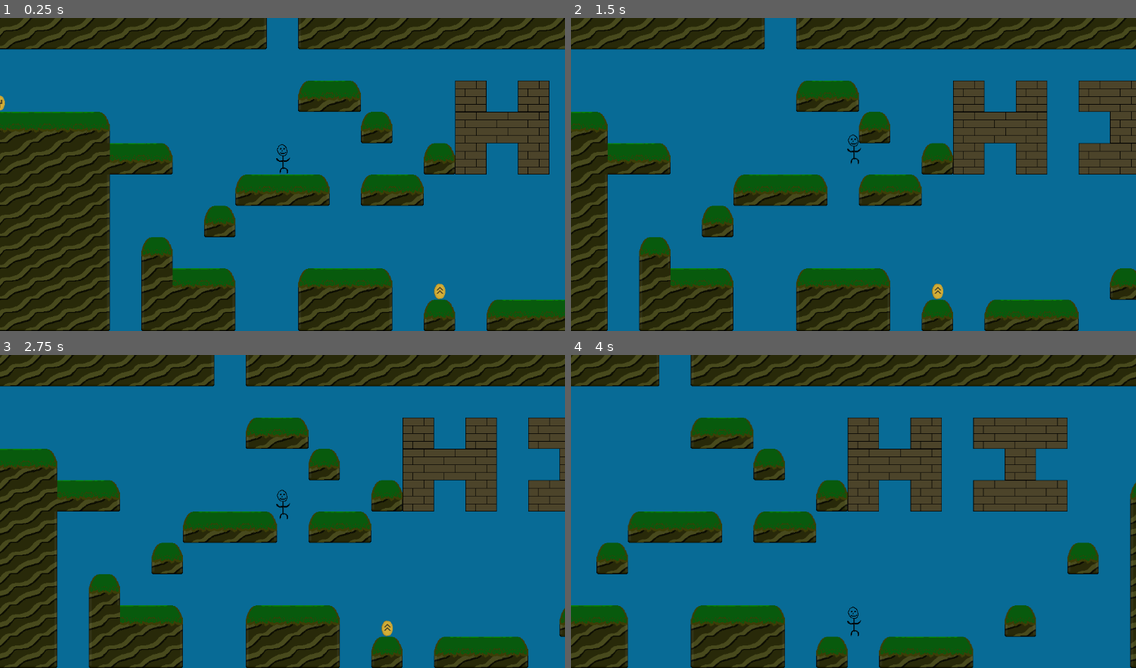
Above: before the commit, frames 1-4 (two rows, left to right).
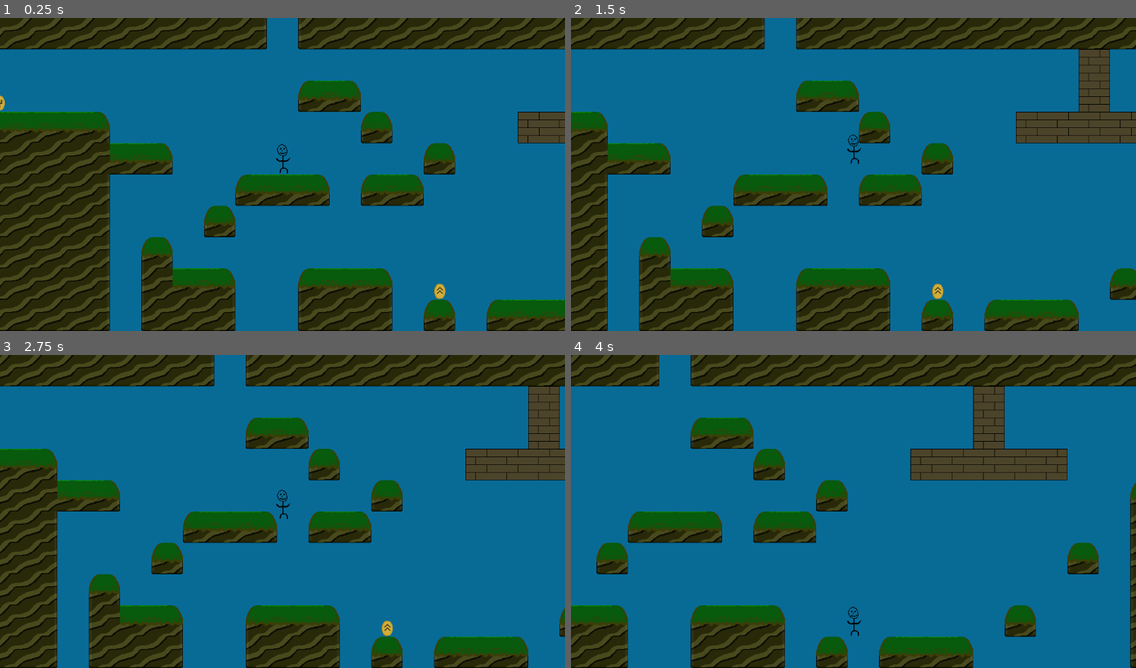
Above: after the commit, the same moments.

Repository: ephreal/RetroactiveRadiocarbons
Game: Godot game, scene res://Assets/demos/demo1/Demo1.tscn
The game is run twice, just before and just after one commit, with the same random seed, the same clock (stepped at 60 frames per second) and the same inputs.
Inputs:
- Up to frame 1 (0.25 s): no input
- Up to frame 2 (1.5 s): tap Enter at 0.5 s; hold Right (ui_right) from 0.53 s (still down); tap Space (jump) at 0.77 s
- Up to frame 3 (2.75 s): tap Space (jump) at 1.52 s; release Right (ui_right) at 2.03 s; hold Left (ui_left) from 2.03 s (still down)
- Up to frame 4 (4 s): release Left (ui_left) at 2.78 s; hold Right (ui_right) from 2.78 s (still down); tap Space (jump) at 3.02, 3.77 s

The runs differ from the first frame. In frame 1, 3.7% of the frame differs, in the area x 80-100%, y 20-50%; in frame 2, 6.6%; in frame 3, 5.9%; in frame 4, 8.5%, in the area x 48-88%, y 9-50%.

Commit message:
Fixes brick tilemap

Diff:
--- a/Assets/demos/demo1/Demo1.tscn
+++ b/Assets/demos/demo1/Demo1.tscn
@@ -6,6 +6,7 @@
 [ext_resource type="Texture2D" uid="uid://dce5ssgw3x6mf" path="res://Assets/tilesets/Grassy Hills.png" id="4_7c454"]
 [ext_resource type="PackedScene" uid="uid://ccob3moyyatgu" path="res://Assets/sprites/powerups/grip powerup/Grip Powerup.tscn" id="5_q80iy"]
 [ext_resource type="PackedScene" uid="uid://dmsig8iiuvy6g" path="res://Assets/sprites/powerups/jump powerup/Jump Powerup.tscn" id="6_broxu"]
+[ext_resource type="PackedScene" uid="uid://3xnbr71qau06" path="res://Assets/tilesets/bricks.tscn" id="7_8lr4e"]
 
 [sub_resource type="PhysicsMaterial" id="PhysicsMaterial_d47sg"]
 
@@ -209,112 +210,6 @@
 tile_size = Vector2i(64, 64)
 sources/0 = SubResource("TileSetAtlasSource_ud3le")
 
-[sub_resource type="PhysicsMaterial" id="PhysicsMaterial_85fti"]
-
-[sub_resource type="TileSetAtlasSource" id="TileSetAtlasSource_83ef2"]
-texture = ExtResource("4_7c454")
-texture_region_size = Vector2i(64, 64)
-6:1/0 = 0
-6:1/0/terrain_set = 0
-6:1/0/terrain = 0
-6:1/0/physics_layer_0/linear_velocity = Vector2(0, 0)
-6:1/0/physics_layer_0/angular_velocity = 0.0
-6:1/0/physics_layer_0/polygon_0/points = PackedVector2Array(-32, -32, 32, -32, 32, 32, -32, 32)
-7:1/0 = 0
-7:1/0/terrain_set = 0
-7:1/0/terrain = 0
-7:1/0/physics_layer_0/linear_velocity = Vector2(0, 0)
-7:1/0/physics_layer_0/angular_velocity = 0.0
-7:1/0/physics_layer_0/polygon_0/points = PackedVector2Array(-32, -32, 32, -32, 32, 32, -32, 32)
-7:1/0/terrains_peering_bit/bottom_side = 0
-6:2/0 = 0
-6:2/0/terrain_set = 0
-6:2/0/terrain = 0
-6:2/0/physics_layer_0/linear_velocity = Vector2(0, 0)
-6:2/0/physics_layer_0/angular_velocity = 0.0
-6:2/0/physics_layer_0/polygon_0/points = PackedVector2Array(-32, -32, 32, -32, 32, 32, -32, 32)
-6:2/0/terrains_peering_bit/top_side = 0
-7:2/0 = 0
-7:2/0/terrain_set = 0
-7:2/0/terrain = 0
-7:2/0/physics_layer_0/linear_velocity = Vector2(0, 0)
-7:2/0/physics_layer_0/angular_velocity = 0.0
-7:2/0/physics_layer_0/polygon_0/points = PackedVector2Array(-32, -32, 32, -32, 32, 32, -32, 32)
-7:2/0/terrains_peering_bit/bottom_side = 0
-7:2/0/terrains_peering_bit/top_side = 0
-5:3/next_alternative_id = 3
-5:3/0 = 0
-5:3/0/terrain_set = 0
-5:3/0/terrain = 0
-5:3/0/physics_layer_0/linear_velocity = Vector2(0, 0)
-5:3/0/physics_layer_0/angular_velocity = 0.0
-5:3/0/physics_layer_0/polygon_0/points = PackedVector2Array(-32, -32, 32, -32, 32, 32, -32, 32)
-5:3/0/terrains_peering_bit/right_side = 0
-5:3/1 = 1
-5:3/1/terrain_set = 0
-5:3/1/terrain = 0
-5:3/1/physics_layer_0/linear_velocity = Vector2(0, 0)
-5:3/1/physics_layer_0/angular_velocity = 0.0
-5:3/1/terrains_peering_bit/right_side = 0
-5:3/1/terrains_peering_bit/bottom_side = 0
-5:3/1/terrains_peering_bit/top_side = 0
-5:3/2 = 2
-5:3/2/terrain_set = 0
-5:3/2/terrain = 0
-5:3/2/physics_layer_0/linear_velocity = Vector2(0, 0)
-5:3/2/physics_layer_0/angular_velocity = 0.0
-5:3/2/terrains_peering_bit/right_side = 0
-5:3/2/terrains_peering_bit/top_side = 0
-6:3/0 = 0
-6:3/0/terrain_set = 0
-6:3/0/terrain = 0
-6:3/0/physics_layer_0/linear_velocity = Vector2(0, 0)
-6:3/0/physics_layer_0/angular_velocity = 0.0
-6:3/0/physics_layer_0/polygon_0/points = PackedVector2Array(-32, -32, 32, -32, 32, 32, -32, 32)
-6:3/0/terrains_peering_bit/right_side = 0
-6:3/0/terrains_peering_bit/left_side = 0
-7:3/next_alternative_id = 3
-7:3/0 = 0
-7:3/0/terrain_set = 0
-7:3/0/terrain = 0
-7:3/0/physics_layer_0/linear_velocity = Vector2(0, 0)
-7:3/0/physics_layer_0/angular_velocity = 0.0
-7:3/0/physics_layer_0/polygon_0/points = PackedVector2Array(-32, -32, 32, -32, 32, 32, -32, 32)
-7:3/0/terrains_peering_bit/left_side = 0
-7:3/1 = 1
-7:3/1/terrain_set = 0
-7:3/1/terrain = 0
-7:3/1/physics_layer_0/linear_velocity = Vector2(0, 0)
-7:3/1/physics_layer_0/angular_velocity = 0.0
-7:3/1/terrains_peering_bit/bottom_side = 0
-7:3/1/terrains_peering_bit/left_side = 0
-7:3/1/terrains_peering_bit/top_side = 0
-7:3/2 = 2
-7:3/2/terrain_set = 0
-7:3/2/terrain = 0
-7:3/2/physics_layer_0/linear_velocity = Vector2(0, 0)
-7:3/2/physics_layer_0/angular_velocity = 0.0
-7:3/2/terrains_peering_bit/left_side = 0
-7:3/2/terrains_peering_bit/top_side = 0
-7:4/0 = 0
-7:4/0/terrain_set = 0
-7:4/0/terrain = 0
-7:4/0/physics_layer_0/linear_velocity = Vector2(0, 0)
-7:4/0/physics_layer_0/angular_velocity = 0.0
-7:4/0/terrains_peering_bit/right_side = 0
-7:4/0/terrains_peering_bit/bottom_side = 0
-7:4/0/terrains_peering_bit/left_side = 0
-7:4/0/terrains_peering_bit/top_side = 0
-
-[sub_resource type="TileSet" id="TileSet_v7lfj"]
-tile_size = Vector2i(64, 64)
-physics_layer_0/collision_layer = 1
-physics_layer_0/physics_material = SubResource("PhysicsMaterial_85fti")
-terrain_set_0/mode = 0
-terrain_set_0/terrain_0/name = "Solid Walls"
-terrain_set_0/terrain_0/color = Color(0, 0, 0, 1)
-sources/0 = SubResource("TileSetAtlasSource_83ef2")
-
 [node name="Node2D" type="Node2D"]
 script = ExtResource("1_jgopy")
 
@@ -353,10 +248,8 @@
 format = 2
 layer_0/tile_data = PackedInt32Array(393246, 0, 0, 393247, 65536, 0, 393248, 131072, 0, 458784, 131072, 1, 524320, 131072, 1, 589856, 131072, 1, 589855, 65536, 2, 589854, 65536, 2, 458782, 0, 1, 524318, 65536, 1, 524319, 65536, 1, 458783, 65536, 1)
 
-[node name="Bricks" type="TileMap" parent="."]
-tile_set = SubResource("TileSet_v7lfj")
-format = 2
-layer_0/tile_data = PackedInt32Array(131089, 458752, 1, 196625, 327680, 65539, 262161, 393216, 2, 196626, 393216, 3, 131091, 458752, 1, 196627, 458752, 65539, 262163, 393216, 2, 131093, 327680, 3, 131094, 458752, 4, 131095, 458752, 3, 196630, 458752, 2, 262165, 327680, 3, 262166, 458752, 4, 262167, 458752, 3)
+[node name="Bricks" parent="." instance=ExtResource("7_8lr4e")]
+layer_0/tile_data = PackedInt32Array(65557, 458752, 1, 131093, 458752, 2, 196629, 393216, 5, 196630, 393216, 6, 196631, 458752, 6, 196628, 393216, 6, 196627, 327680, 6)
 
 [connection signal="body_entered" from="HiddenArea" to="." method="_on_hidden_area_body_entered"]
 [connection signal="body_exited" from="HiddenArea" to="." method="_on_hidden_area_body_exited"]
--- a/Assets/tilesets/bricks.tscn
+++ b/Assets/tilesets/bricks.tscn
@@ -43,21 +43,7 @@
 5:3/0/physics_layer_0/angular_velocity = 0.0
 5:3/0/physics_layer_0/polygon_0/points = PackedVector2Array(-32, -32, 32, -32, 32, 32, -32, 32)
 5:3/0/terrains_peering_bit/right_side = 0
-5:3/1 = 1
-5:3/1/terrain_set = 0
-5:3/1/terrain = 0
-5:3/1/physics_layer_0/linear_velocity = Vector2(0, 0)
-5:3/1/physics_layer_0/angular_velocity = 0.0
-5:3/1/terrains_peering_bit/right_side = 0
-5:3/1/terrains_peering_bit/bottom_side = 0
-5:3/1/terrains_peering_bit/top_side = 0
-5:3/2 = 2
-5:3/2/terrain_set = 0
-5:3/2/terrain = 0
-5:3/2/physics_layer_0/linear_velocity = Vector2(0, 0)
-5:3/2/physics_layer_0/angular_velocity = 0.0
-5:3/2/terrains_peering_bit/right_side = 0
-5:3/2/terrains_peering_bit/top_side = 0
+5:3/0/terrains_peering_bit/bottom_side = 0
 6:3/0 = 0
 6:3/0/terrain_set = 0
 6:3/0/terrain = 0
@@ -65,39 +51,207 @@
 6:3/0/physics_layer_0/angular_velocity = 0.0
 6:3/0/physics_layer_0/polygon_0/points = PackedVector2Array(-32, -32, 32, -32, 32, 32, -32, 32)
 6:3/0/terrains_peering_bit/right_side = 0
+6:3/0/terrains_peering_bit/bottom_side = 0
 6:3/0/terrains_peering_bit/left_side = 0
-7:3/next_alternative_id = 3
+7:3/next_alternative_id = 4
 7:3/0 = 0
 7:3/0/terrain_set = 0
 7:3/0/terrain = 0
 7:3/0/physics_layer_0/linear_velocity = Vector2(0, 0)
 7:3/0/physics_layer_0/angular_velocity = 0.0
 7:3/0/physics_layer_0/polygon_0/points = PackedVector2Array(-32, -32, 32, -32, 32, 32, -32, 32)
+7:3/0/terrains_peering_bit/bottom_side = 0
 7:3/0/terrains_peering_bit/left_side = 0
-7:3/1 = 1
-7:3/1/terrain_set = 0
-7:3/1/terrain = 0
-7:3/1/physics_layer_0/linear_velocity = Vector2(0, 0)
-7:3/1/physics_layer_0/angular_velocity = 0.0
-7:3/1/terrains_peering_bit/bottom_side = 0
-7:3/1/terrains_peering_bit/left_side = 0
-7:3/1/terrains_peering_bit/top_side = 0
-7:3/2 = 2
-7:3/2/terrain_set = 0
-7:3/2/terrain = 0
-7:3/2/physics_layer_0/linear_velocity = Vector2(0, 0)
-7:3/2/physics_layer_0/angular_velocity = 0.0
-7:3/2/terrains_peering_bit/left_side = 0
-7:3/2/terrains_peering_bit/top_side = 0
 7:4/0 = 0
 7:4/0/terrain_set = 0
 7:4/0/terrain = 0
 7:4/0/physics_layer_0/linear_velocity = Vector2(0, 0)
 7:4/0/physics_layer_0/angular_velocity = 0.0
-7:4/0/terrains_peering_bit/right_side = 0
+7:4/0/physics_layer_0/polygon_0/points = PackedVector2Array(-32, -32, 32, -32, 32, 32, -32, 32)
 7:4/0/terrains_peering_bit/bottom_side = 0
 7:4/0/terrains_peering_bit/left_side = 0
 7:4/0/terrains_peering_bit/top_side = 0
+6:4/0 = 0
+6:4/0/terrain_set = 0
+6:4/0/terrain = 0
+6:4/0/physics_layer_0/linear_velocity = Vector2(0, 0)
+6:4/0/physics_layer_0/angular_velocity = 0.0
+6:4/0/physics_layer_0/polygon_0/points = PackedVector2Array(-32, -32, 32, -32, 32, 32, -32, 32)
+6:4/0/terrains_peering_bit/right_side = 0
+6:4/0/terrains_peering_bit/bottom_side = 0
+6:4/0/terrains_peering_bit/left_side = 0
+6:4/0/terrains_peering_bit/top_side = 0
+5:4/0 = 0
+5:4/0/terrain_set = 0
+5:4/0/terrain = 0
+5:4/0/physics_layer_0/linear_velocity = Vector2(0, 0)
+5:4/0/physics_layer_0/angular_velocity = 0.0
+5:4/0/physics_layer_0/polygon_0/points = PackedVector2Array(-32, -32, 32, -32, 32, 32, -32, 32)
+5:4/0/terrains_peering_bit/right_side = 0
+5:4/0/terrains_peering_bit/bottom_side = 0
+5:4/0/terrains_peering_bit/top_side = 0
+5:5/0 = 0
+5:5/0/terrain_set = 0
+5:5/0/terrain = 0
+5:5/0/physics_layer_0/linear_velocity = Vector2(0, 0)
+5:5/0/physics_layer_0/angular_velocity = 0.0
+5:5/0/physics_layer_0/polygon_0/points = PackedVector2Array(-32, -32, 32, -32, 32, 32, -32, 32)
+5:5/0/terrains_peering_bit/right_side = 0
+5:5/0/terrains_peering_bit/top_side = 0
+6:5/0 = 0
+6:5/0/terrain_set = 0
+6:5/0/terrain = 0
+6:5/0/physics_layer_0/linear_velocity = Vector2(0, 0)
+6:5/0/physics_layer_0/angular_velocity = 0.0
+6:5/0/physics_layer_0/polygon_0/points = PackedVector2Array(-32, -32, 32, -32, 32, 32, -32, 32)
+6:5/0/terrains_peering_bit/right_side = 0
+6:5/0/terrains_peering_bit/left_side = 0
+6:5/0/terrains_peering_bit/top_side = 0
+7:5/0 = 0
+7:5/0/terrain_set = 0
+7:5/0/terrain = 0
+7:5/0/physics_layer_0/linear_velocity = Vector2(0, 0)
+7:5/0/physics_layer_0/angular_velocity = 0.0
+7:5/0/physics_layer_0/polygon_0/points = PackedVector2Array(-32, -32, 32, -32, 32, 32, -32, 32)
+7:5/0/terrains_peering_bit/left_side = 0
+7:5/0/terrains_peering_bit/top_side = 0
+7:6/0 = 0
+7:6/0/terrain_set = 0
+7:6/0/terrain = 0
+7:6/0/physics_layer_0/linear_velocity = Vector2(0, 0)
+7:6/0/physics_layer_0/angular_velocity = 0.0
+7:6/0/physics_layer_0/polygon_0/points = PackedVector2Array(-32, -32, 32, -32, 32, 32, -32, 32)
+7:6/0/terrains_peering_bit/left_side = 0
+6:6/0 = 0
+6:6/0/terrain_set = 0
+6:6/0/terrain = 0
+6:6/0/physics_layer_0/linear_velocity = Vector2(0, 0)
+6:6/0/physics_layer_0/angular_velocity = 0.0
+6:6/0/physics_layer_0/polygon_0/points = PackedVector2Array(-32, -32, 32, -32, 32, 32, -32, 32)
+6:6/0/terrains_peering_bit/right_side = 0
+6:6/0/terrains_peering_bit/left_side = 0
+5:6/0 = 0
+5:6/0/terrain_set = 0
+5:6/0/terrain = 0
+5:6/0/physics_layer_0/linear_velocity = Vector2(0, 0)
+5:6/0/physics_layer_0/angular_velocity = 0.0
+5:6/0/physics_layer_0/polygon_0/points = PackedVector2Array(-32, -32, 32, -32, 32, 32, -32, 32)
+5:6/0/terrains_peering_bit/right_side = 0
+
+[sub_resource type="TileSetAtlasSource" id="TileSetAtlasSource_oba4p"]
+texture = ExtResource("1_6h846")
+texture_region_size = Vector2i(64, 64)
+6:1/0 = 0
+6:1/0/terrain_set = 0
+6:1/0/physics_layer_0/linear_velocity = Vector2(0, 0)
+6:1/0/physics_layer_0/angular_velocity = 0.0
+7:1/0 = 0
+7:1/0/terrain_set = 0
+7:1/0/terrain = 1
+7:1/0/physics_layer_0/linear_velocity = Vector2(0, 0)
+7:1/0/physics_layer_0/angular_velocity = 0.0
+7:1/0/terrains_peering_bit/bottom_side = 1
+7:2/0 = 0
+7:2/0/terrain_set = 0
+7:2/0/terrain = 1
+7:2/0/physics_layer_0/linear_velocity = Vector2(0, 0)
+7:2/0/physics_layer_0/angular_velocity = 0.0
+7:2/0/terrains_peering_bit/bottom_side = 1
+7:2/0/terrains_peering_bit/top_side = 1
+6:2/0 = 0
+6:2/0/terrain_set = 0
+6:2/0/terrain = 1
+6:2/0/physics_layer_0/linear_velocity = Vector2(0, 0)
+6:2/0/physics_layer_0/angular_velocity = 0.0
+6:2/0/terrains_peering_bit/top_side = 1
+5:3/0 = 0
+5:3/0/terrain_set = 0
+5:3/0/terrain = 1
+5:3/0/physics_layer_0/linear_velocity = Vector2(0, 0)
+5:3/0/physics_layer_0/angular_velocity = 0.0
+5:3/0/terrains_peering_bit/right_side = 1
+5:3/0/terrains_peering_bit/bottom_side = 1
+6:3/0 = 0
+6:3/0/terrain_set = 0
+6:3/0/terrain = 1
+6:3/0/physics_layer_0/linear_velocity = Vector2(0, 0)
+6:3/0/physics_layer_0/angular_velocity = 0.0
+6:3/0/terrains_peering_bit/right_side = 1
+6:3/0/terrains_peering_bit/bottom_side = 1
+6:3/0/terrains_peering_bit/left_side = 1
+7:3/0 = 0
+7:3/0/terrain_set = 0
+7:3/0/terrain = 1
+7:3/0/physics_layer_0/linear_velocity = Vector2(0, 0)
+7:3/0/physics_layer_0/angular_velocity = 0.0
+7:3/0/terrains_peering_bit/bottom_side = 1
+7:3/0/terrains_peering_bit/left_side = 1
+7:4/0 = 0
+7:4/0/terrain_set = 0
+7:4/0/terrain = 1
+7:4/0/physics_layer_0/linear_velocity = Vector2(0, 0)
+7:4/0/physics_layer_0/angular_velocity = 0.0
+7:4/0/terrains_peering_bit/bottom_side = 1
+7:4/0/terrains_peering_bit/left_side = 1
+7:4/0/terrains_peering_bit/top_side = 1
+6:4/0 = 0
+6:4/0/terrain_set = 0
+6:4/0/terrain = 1
+6:4/0/physics_layer_0/linear_velocity = Vector2(0, 0)
+6:4/0/physics_layer_0/angular_velocity = 0.0
+6:4/0/terrains_peering_bit/right_side = 1
+6:4/0/terrains_peering_bit/bottom_side = 1
+6:4/0/terrains_peering_bit/left_side = 1
+6:4/0/terrains_peering_bit/top_side = 1
+5:4/0 = 0
+5:4/0/terrain_set = 0
+5:4/0/terrain = 1
+5:4/0/physics_layer_0/linear_velocity = Vector2(0, 0)
+5:4/0/physics_layer_0/angular_velocity = 0.0
+5:4/0/terrains_peering_bit/right_side = 1
+5:4/0/terrains_peering_bit/bottom_side = 1
+5:4/0/terrains_peering_bit/top_side = 1
+5:5/0 = 0
+5:5/0/terrain_set = 0
+5:5/0/terrain = 1
+5:5/0/physics_layer_0/linear_velocity = Vector2(0, 0)
+5:5/0/physics_layer_0/angular_velocity = 0.0
+5:5/0/terrains_peering_bit/right_side = 1
+5:5/0/terrains_peering_bit/top_side = 1
+6:5/0 = 0
+6:5/0/terrain_set = 0
+6:5/0/terrain = 1
+6:5/0/physics_layer_0/linear_velocity = Vector2(0, 0)
+6:5/0/physics_layer_0/angular_velocity = 0.0
+6:5/0/terrains_peering_bit/right_side = 1
+6:5/0/terrains_peering_bit/left_side = 1
+6:5/0/terrains_peering_bit/top_side = 1
+7:5/0 = 0
+7:5/0/terrain_set = 0
+7:5/0/terrain = 1
+7:5/0/physics_layer_0/linear_velocity = Vector2(0, 0)
+7:5/0/physics_layer_0/angular_velocity = 0.0
+7:5/0/terrains_peering_bit/left_side = 1
+7:5/0/terrains_peering_bit/top_side = 1
+7:6/0 = 0
+7:6/0/terrain_set = 0
+7:6/0/terrain = 1
+7:6/0/physics_layer_0/linear_velocity = Vector2(0, 0)
+7:6/0/physics_layer_0/angular_velocity = 0.0
+7:6/0/terrains_peering_bit/left_side = 1
+6:6/0 = 0
+6:6/0/terrain_set = 0
+6:6/0/terrain = 1
+6:6/0/physics_layer_0/linear_velocity = Vector2(0, 0)
+6:6/0/physics_layer_0/angular_velocity = 0.0
+6:6/0/terrains_peering_bit/right_side = 1
+6:6/0/terrains_peering_bit/left_side = 1
+5:6/0 = 0
+5:6/0/terrain_set = 0
+5:6/0/terrain = 1
+5:6/0/physics_layer_0/linear_velocity = Vector2(0, 0)
+5:6/0/physics_layer_0/angular_velocity = 0.0
+5:6/0/terrains_peering_bit/right_side = 1
 
 [sub_resource type="TileSet" id="TileSet_v7lfj"]
 tile_size = Vector2i(64, 64)
@@ -106,9 +260,11 @@
 terrain_set_0/mode = 0
 terrain_set_0/terrain_0/name = "Solid Walls"
 terrain_set_0/terrain_0/color = Color(0, 0, 0, 1)
+terrain_set_0/terrain_1/name = "Ghost Blocks"
+terrain_set_0/terrain_1/color = Color(0.168627, 0.34902, 1, 1)
 sources/0 = SubResource("TileSetAtlasSource_83ef2")
+sources/1 = SubResource("TileSetAtlasSource_oba4p")
 
 [node name="Bricks" type="TileMap"]
 tile_set = SubResource("TileSet_v7lfj")
 format = 2
-layer_0/tile_data = PackedInt32Array(131089, 458752, 1, 196625, 327680, 65539, 262161, 393216, 2, 196626, 393216, 3, 131091, 458752, 1, 196627, 458752, 65539, 262163, 393216, 2, 131093, 327680, 3, 131094, 458752, 4, 131095, 458752, 3, 196630, 458752, 2, 262165, 327680, 3, 262166, 458752, 4, 262167, 458752, 3)
Not shown: 1 places in Assets/demos/demo1/Demo1.tscn that only renumber resources
Binary file changed: Assets/tilesets/Grassy Hills.png
Not shown: 1 places in Assets/tilesets/bricks.tscn that only renumber resources
